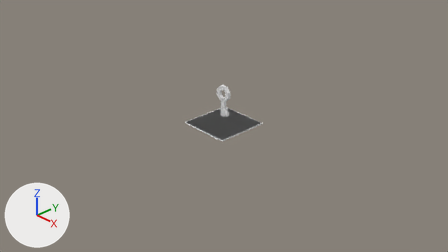
The Blender file Assets_Files/Environment/Floor_Tiles/Floor_Tiles.blend: old version first, new version second.
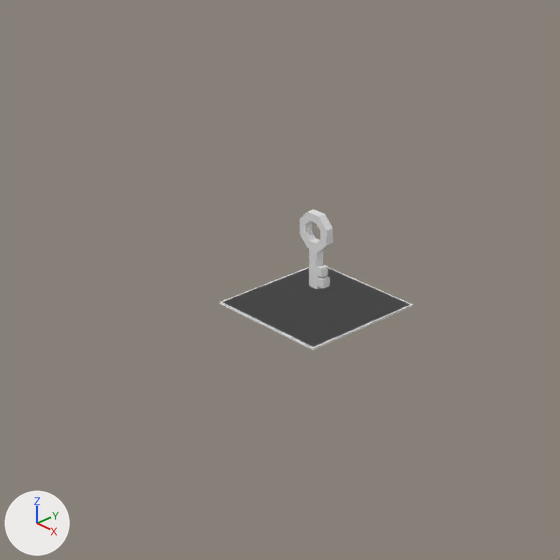
Each version appears first from the file's camera 'Camera', and next in a close-up on the part from 21% to 72% of the width and 0% to 90% of the height. Every picture has the same lights, and +X, +Y and +Z are marked at lower left.

Names of what the first close-up shows: 'Floor_Tile', 'Key', 'Plane'.
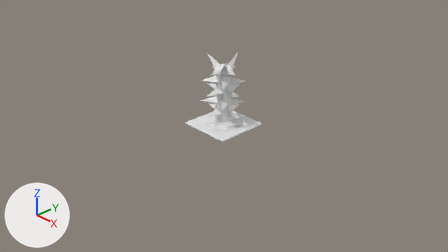
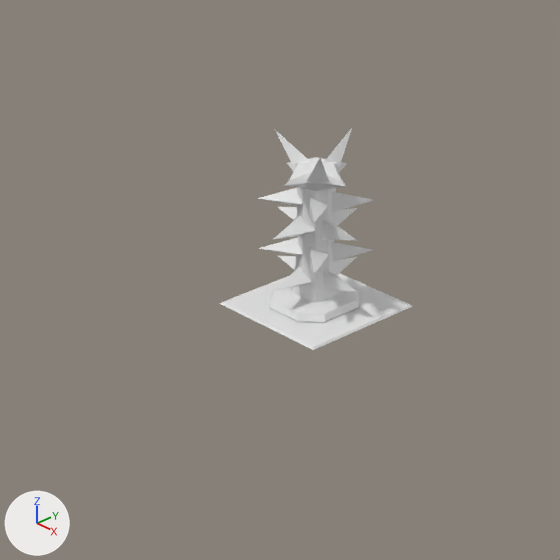
Commit message: Added spikes

What changed in the scene script:
```text
Add me_cube_002:
    me_cube_002.from_pydata(...)  # 142 vertices, 121 faces; spans x -0.419..0.419, y -0.419..0.419, z 0.0..1.271
    me_cube_002.polygons.foreach_set('use_smooth', [True] * 121)
Change ob_plane:
    add ob_plane.hide_set(True)
Change ob_key:
    add ob_key.hide_set(True)
Add ob_spikes:
    ob_spikes = bpy.data.objects.new('Spikes', me_cube_002)
    ob_spikes.location = (0.0, 0.0, 0.0)
```

Pixel boxes [x1, y1, x2, y2] of what changed, in the close-ups (560 x 560 px):
'Spikes', added: after [257, 128, 373, 322]
'Plane', hidden: before [221, 267, 413, 348]
'Key', hidden: before [300, 209, 333, 289]
